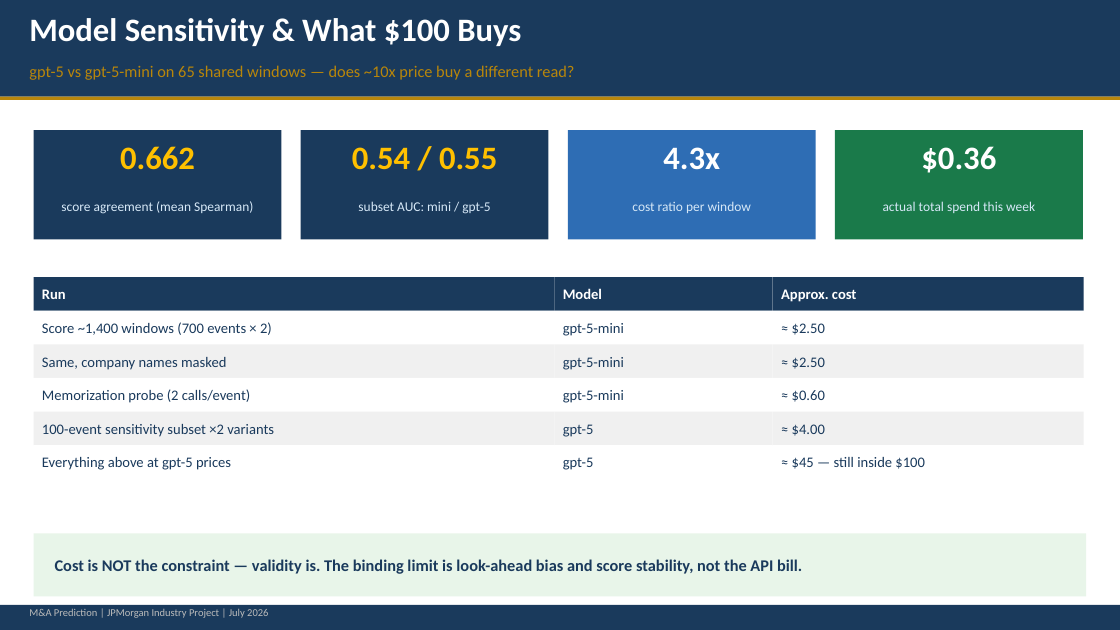
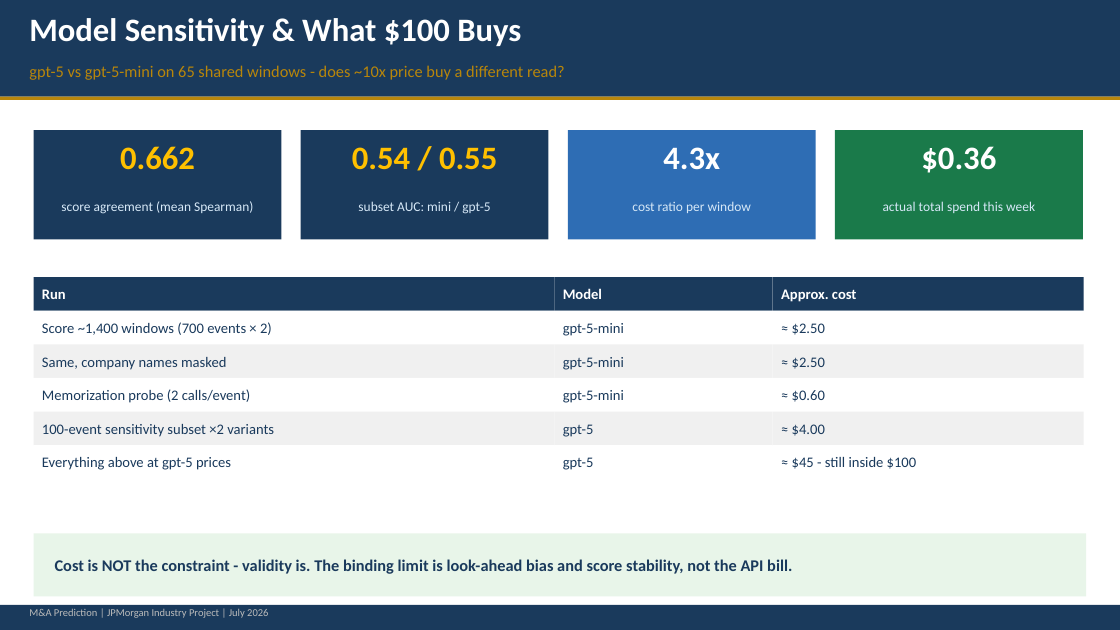
Before and after one commit to cindyfu0312/ucb-jpm-MA-prediction, a slide deck: slide 11 of reports/week6_llm_ma_prediction_presentation.pptx (slide 12 before the commit). Drawn at 1120x630 pixels with LibreOffice and Linux fonts; fonts in the diff are those of the drawing. Boxes give left, top, right and bottom in pixels: in the first picture for what was removed or moved away, otherwise in the second. Text is boxed around its words. In the diff, an @@ line names an element or a change of style, - is before the commit and + after.

```diff
--- a/reports/week6_llm_ma_prediction_presentation.pptx
+++ b/reports/week6_llm_ma_prediction_presentation.pptx
@@ text at (29,65,565,80): text changed @@
-gpt-5 vs gpt-5-mini on 65 shared windows — does ~10x price buy a different read?
+gpt-5 vs gpt-5-mini on 65 shared windows - does ~10x price buy a different read?
@@ text at (792,457,917,469): text changed @@
-≈ $45 — still inside $100
+≈ $45 - still inside $100
@@ text at (55,559,792,574): text changed @@
-Cost is NOT the constraint — validity is. The binding limit is look-ahead bias and score stability, not the API bill.
+Cost is NOT the constraint - validity is. The binding limit is look-ahead bias and score stability, not the API bill.
```
Also in this commit, not shown: 10 other slides changed, 1 slide added, 2 slides removed, 1 other file.
